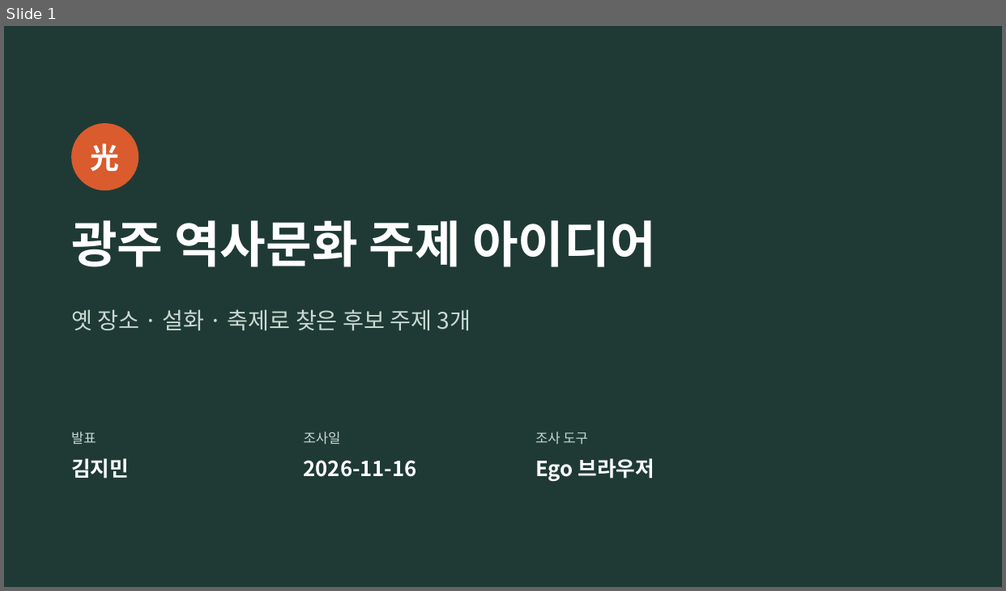
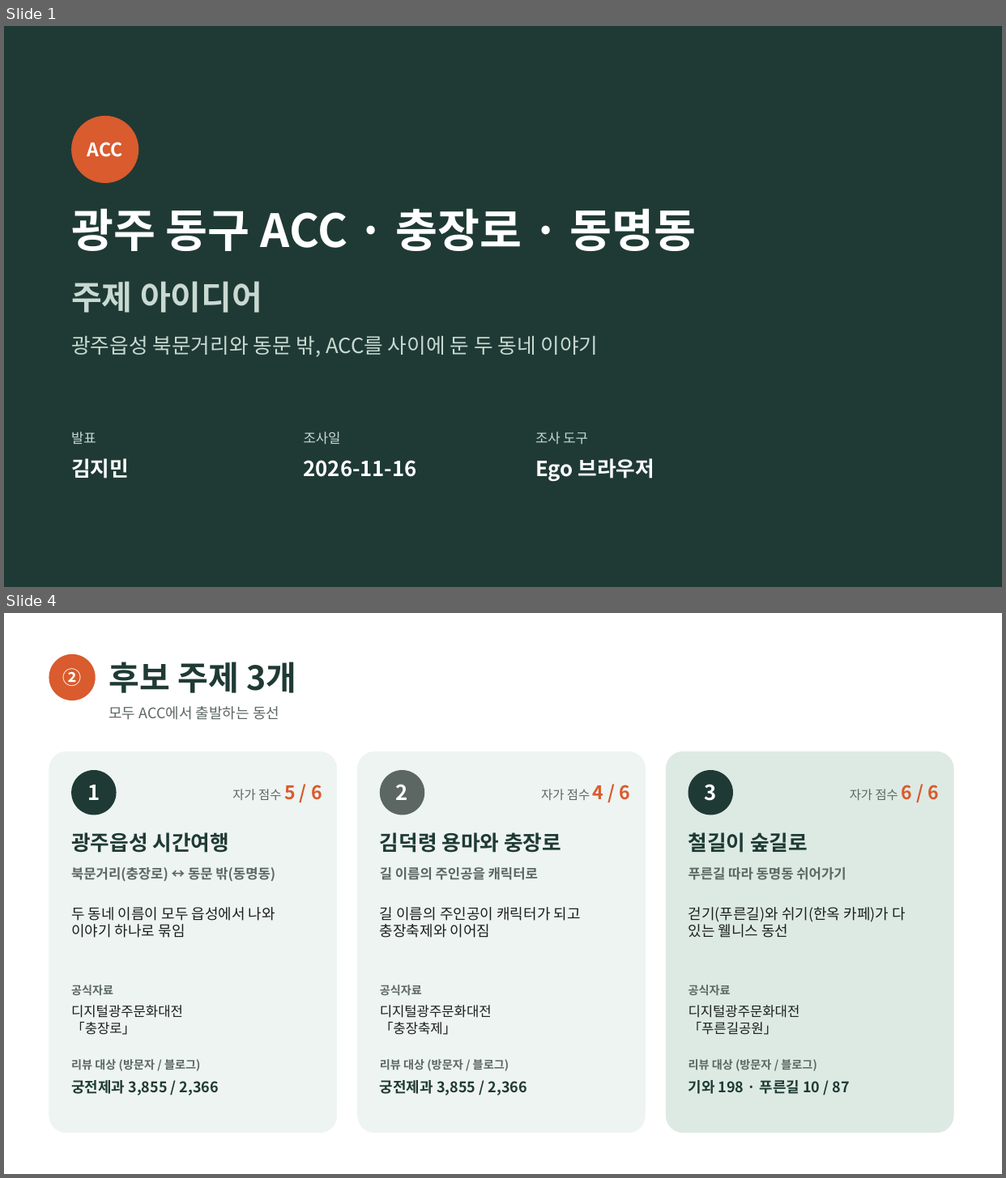
Before and after one commit to jmniik/jiminstorage, a slide deck: topic-idea/topic-idea.pptx. Shown one above the other, each under a label of ours: slide 1 before the commit, slides 1 and 4 after it; the slides between them are not shown. The pictures are 1006x591 and 1006x1178 pixels, drawn with LibreOffice and Linux fonts; fonts in the diff are those of the drawing. Boxes give left, top, right and bottom in pixels: in the first picture for what was removed or moved away, otherwise in the second. Text is boxed around its words. In the diff, an @@ line names an element or a change of style, - is before the commit and + after.

```diff
--- a/topic-idea/topic-idea.pptx
+++ b/topic-idea/topic-idea.pptx
@@ slide 4 added at bbox=[4, 613, 1002, 1174], background #FFFFFF @@
@@ ellipse added at bbox=[49, 654, 96, 700], fill #D95B2E, 18 pt, text #FFFFFF, bold @@
+②
@@ text added at bbox=[108, 662, 296, 693], 32 pt, text #1F3A34, bold @@
+후보 주제 3개
@@ text added at bbox=[108, 706, 279, 720], 14 pt, text #5C6763 @@
+모두 ACC에서 출발하는 동선
@@ rounded rectangle added at bbox=[49, 752, 337, 1133], fill #EEF4F1 @@
@@ rounded rectangle added at bbox=[357, 752, 646, 1133], fill #EEF4F1 @@
@@ rounded rectangle added at bbox=[666, 752, 954, 1133], fill #DDEAE4 @@
@@ ellipse added at bbox=[71, 770, 117, 815], fill #1F3A34, 20 pt, text #FFFFFF, bold @@
+1
@@ ellipse added at bbox=[380, 770, 424, 815], fill #5C6763, 20 pt, text #FFFFFF, bold @@
+2
@@ ellipse added at bbox=[688, 770, 733, 815], fill #1F3A34, 20 pt, text #FFFFFF, bold @@
+3
@@ text added at bbox=[232, 785, 322, 800], 12 pt, text #5C6763 @@
+자가 점수 5 / 6
@@ text added at bbox=[541, 785, 631, 800], 12 pt, text #5C6763 @@
+자가 점수 4 / 6
@@ text added at bbox=[850, 785, 939, 800], 12 pt, text #5C6763 @@
+자가 점수 6 / 6
@@ text added at bbox=[71, 833, 230, 853], 20 pt, text #1F3A34, bold @@
+광주읍성 시간여행
@@ text added at bbox=[380, 833, 561, 853], 20 pt, text #1F3A34, bold @@
+김덕령 용마와 충장로
@@ text added at bbox=[688, 833, 808, 853], 20 pt, text #1F3A34, bold @@
+철길이 숲길로
@@ text added at bbox=[71, 867, 275, 881], 13 pt, text #5C6763, bold @@
+북문거리(충장로) ↔ 동문 밖(동명동)
@@ text added at bbox=[380, 867, 538, 880], 13 pt, text #5C6763, bold @@
+길 이름의 주인공을 캐릭터로
@@ text added at bbox=[688, 867, 846, 880], 13 pt, text #5C6763, bold @@
+푸른길 따라 동명동 쉬어가기
@@ text added at bbox=[71, 907, 275, 938], 14 pt, text #1B1F1E @@
+두 동네 이름이 모두 읍성에서 나와 이야기 하나로 묶임
@@ text added at bbox=[380, 907, 581, 938], 14 pt, text #1B1F1E @@
+길 이름의 주인공이 캐릭터가 되고 충장축제와 이어짐
@@ text added at bbox=[688, 907, 906, 938], 14 pt, text #1B1F1E @@
+걷기(푸른길)와 쉬기(한옥 카페)가 다 있는 웰니스 동선
@@ text added at bbox=[71, 985, 113, 995], 11 pt, text #5C6763, bold @@
+공식자료
@@ text added at bbox=[380, 985, 422, 995], 11 pt, text #5C6763, bold @@
+공식자료
@@ text added at bbox=[688, 985, 731, 995], 11 pt, text #5C6763, bold @@
+공식자료
@@ text added at bbox=[71, 1005, 183, 1035], 13 pt, text #1B1F1E @@
+디지털광주문화대전
+「충장로」
@@ text added at bbox=[380, 1005, 492, 1035], 13 pt, text #1B1F1E @@
+디지털광주문화대전
+「충장축제」
@@ text added at bbox=[688, 1005, 800, 1035], 13 pt, text #1B1F1E @@
+디지털광주문화대전
+「푸른길공원」
@@ text added at bbox=[71, 1059, 200, 1071], 11 pt, text #5C6763, bold @@
+리뷰 대상 (방문자 / 블로그)
@@ text added at bbox=[380, 1059, 509, 1071], 11 pt, text #5C6763, bold @@
+리뷰 대상 (방문자 / 블로그)
@@ text added at bbox=[688, 1059, 816, 1071], 11 pt, text #5C6763, bold @@
+리뷰 대상 (방문자 / 블로그)
@@ text added at bbox=[71, 1080, 219, 1096], 14 pt, text #1F3A34, bold @@
+궁전제과 3,855 / 2,366
@@ text added at bbox=[380, 1080, 527, 1096], 14 pt, text #1F3A34, bold @@
+궁전제과 3,855 / 2,366
@@ text added at bbox=[688, 1080, 850, 1094], 14 pt, text #1F3A34, bold @@
+기와 198 · 푸른길 10 / 87
@@ slide 1 changed as well @@
@@ ellipse added at bbox=[71, 116, 138, 183], fill #D95B2E, 18 pt, text #FFFFFF, bold @@
+ACC
@@ ellipse removed at bbox=[71, 123, 138, 190] @@
-光
@@ text added at bbox=[71, 208, 697, 251], 44 pt, text #FFFFFF, bold @@
+광주 동구 ACC · 충장로 · 동명동
@@ text at bbox=[71, 281, 262, 313]: text changed; size 48 to 32 pt; text colour #FFFFFF to #C9D9D2 @@
-광주 역사문화 주제 아이디어
+주제 아이디어
@@ text removed at bbox=[71, 310, 471, 331] @@
-옛 장소 · 설화 · 축제로 찾은 후보 주제 3개
@@ text added at bbox=[71, 336, 598, 357], 20 pt, text #C9D9D2 @@
+광주읍성 북문거리와 동문 밖, ACC를 사이에 둔 두 동네 이야기
```
Also in this commit, not shown: 4 other slides changed, 2 other slides added, 2 slides removed.
